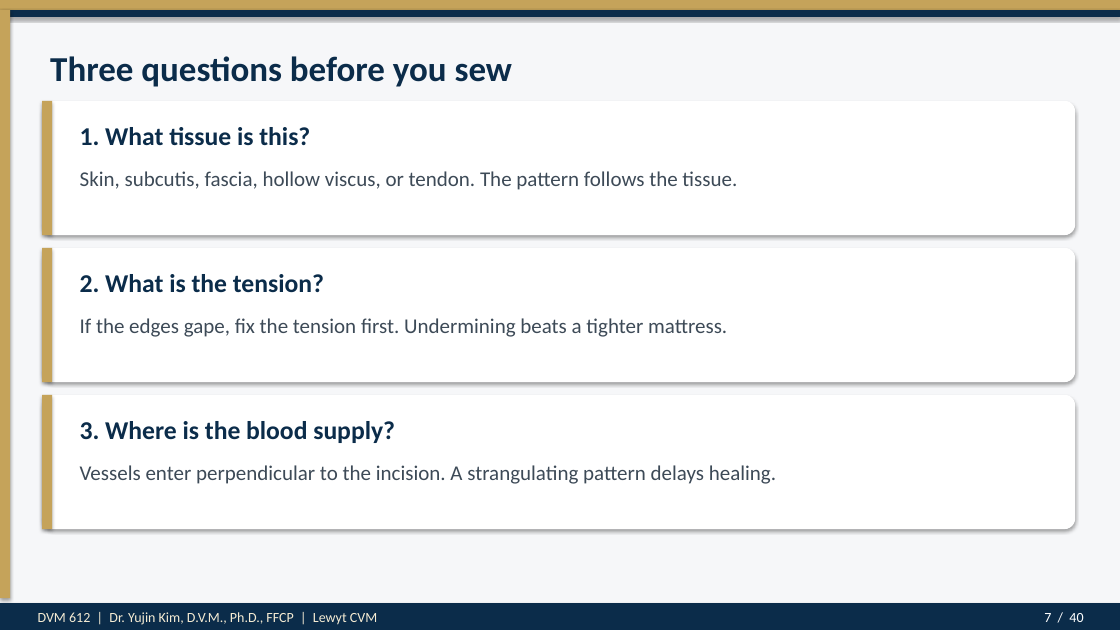
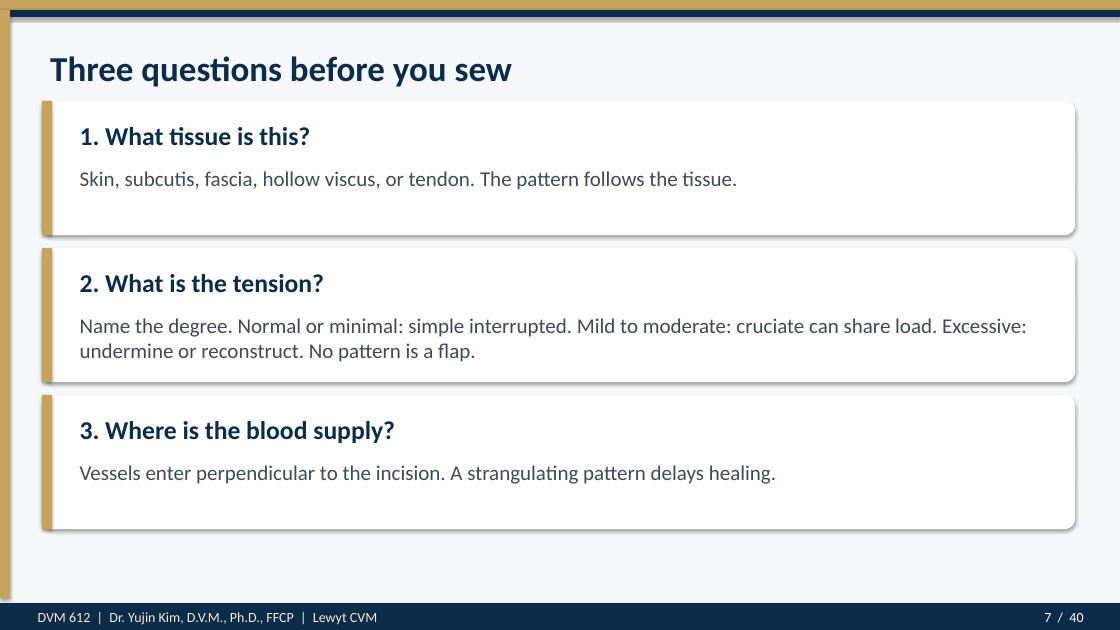
Before and after one commit to drkimvet/happycare, a slide deck: slide 7 of lectures/DVM-612_Week7_Suture_Patterns_Closures.pptx. Drawn at 1120x630 pixels with LibreOffice and Linux fonts; fonts in the diff are those of the drawing. Boxes give left, top, right and bottom in pixels: in the first picture for what was removed or moved away, otherwise in the second. Text is boxed around its words. In the diff, an @@ line names an element or a change of style, - is before the commit and + after.

```diff
--- a/lectures/DVM-612_Week7_Suture_Patterns_Closures.pptx
+++ b/lectures/DVM-612_Week7_Suture_Patterns_Closures.pptx
@@ text at box(80, 318, 1027, 362): text changed @@
-If the edges gape, fix the tension first. Undermining beats a tighter mattress.
+Name the degree. Normal or minimal: simple interrupted. Mild to moderate: cruciate can share load. Excessive: undermine or reconstruct. No pattern is a flap.
```
Also in this commit, not shown: 7 other slides changed, 2 other files.
